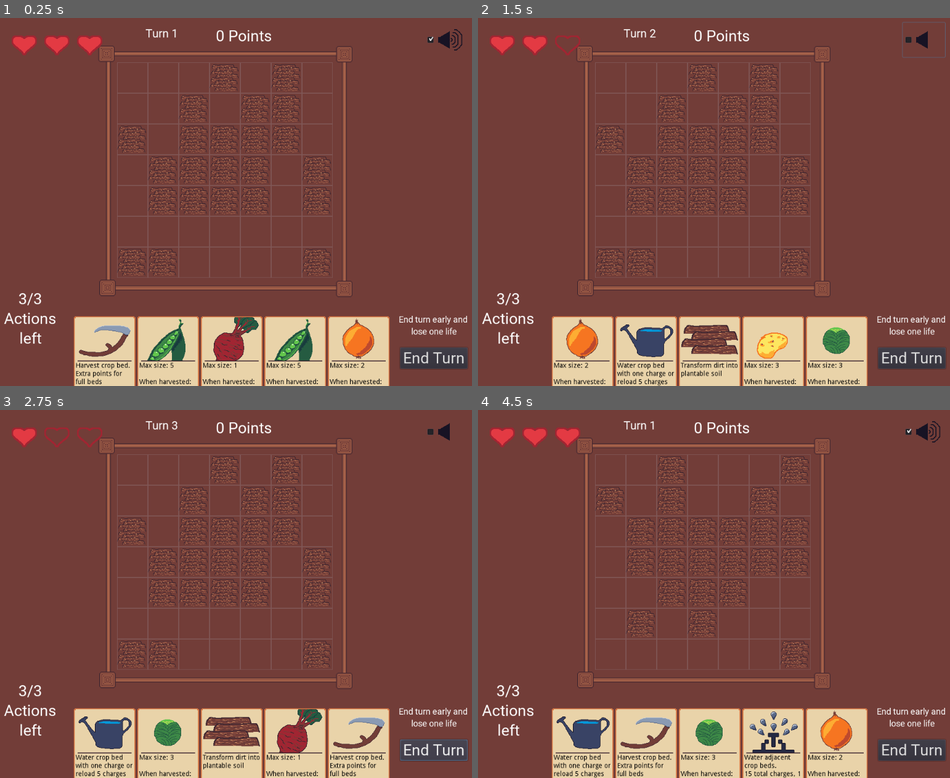
Above: before the commit, frames 1-4 (two rows, left to right).
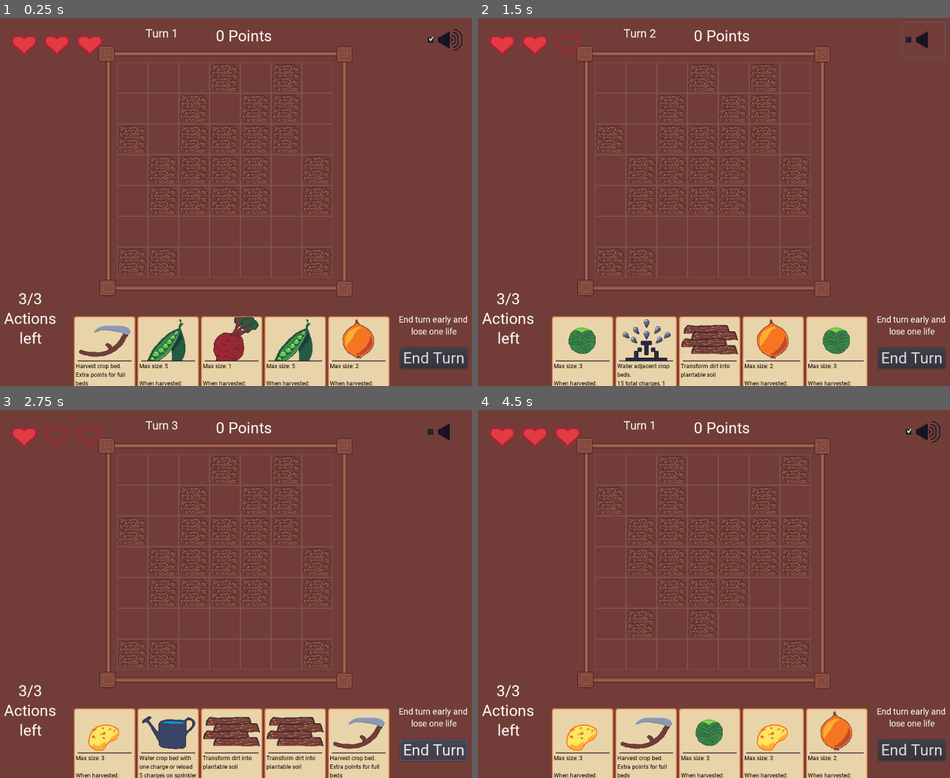
Above: after the commit, the same moments.

Repository: Rellikiox/Harvest-Season
Game: Godot game, scene res://Game.tscn
The game is run twice, just before and just after one commit, with the same random seed, the same clock (stepped at 60 frames per second) and the same inputs.
Inputs (mouse positions are in pixels of both pictures, inside the frame that each line leads up to):
- Up to frame 1 (0.25 s): no input
- Up to frame 2 (1.5 s): click "End Turn" at 0.5 s; click (921, 40) at 1.25 s
- Up to frame 3 (2.75 s): click "End Turn" at 2 s
- Up to frame 4 (4.5 s): click (921, 432) at 2.75 s; click "End Turn" at 3.5 s; click "Restart" at 4.25 s

The runs differ from the first frame. In frame 1, 1.0% of the frame differs, in the area x 16-81%, y 93-100%; in frame 2, 2.7%; in frame 3, 3.4%, in the area x 16-82%, y 81-100%; in frame 4, 2.3%.

Commit message:
Add borders, rework card drawing

Diff:
--- a/cards/DeckManager.gd
+++ b/cards/DeckManager.gd
@@ -9,15 +9,15 @@
 	Global.CardEnum.PLANT_POTATO
 ]
 var deck = {
-	Global.CardEnum.PLANT_BEET: 3,
-	Global.CardEnum.PLANT_PEAS: 3,
-	Global.CardEnum.PLANT_CABBAGE: 3,
+	Global.CardEnum.PLANT_BEET: 2,
+	Global.CardEnum.PLANT_PEAS: 5,
+	Global.CardEnum.PLANT_CABBAGE: 4,
 	Global.CardEnum.PLANT_ONION: 3,
 	Global.CardEnum.PLANT_POTATO: 3,
 	Global.CardEnum.PLACE_SPRINKLER: 1,
-	Global.CardEnum.WATERING_CAN: 5,
+	Global.CardEnum.WATERING_CAN: 4,
 	Global.CardEnum.DIG_GROUND: 3,
-	Global.CardEnum.HARVEST_CROP: 5,
+	Global.CardEnum.HARVEST_CROP: 4,
 	Global.CardEnum.DELETE_TILE: 1
 }
 
@@ -37,12 +37,10 @@
 		discard_pile.append(card)
 
 	hand = []
-	while number_of_crops(hand) < 2:
-		hand = []
-		for i in range(amount):
-			if draw_pile.empty():
-				replenish_draw_pile()
-			hand.append(draw_pile.pop_front())
+	for i in range(amount):
+		if draw_pile.empty():
+			replenish_draw_pile()
+		hand.append(draw_pile.pop_front())
 
 	return hand
 
--- a/project.godot
+++ b/project.godot
@@ -20,7 +20,7 @@
 
 [application]
 
-config/name="Farming"
+config/name="Harvest Season"
 run/main_scene="res://Game.tscn"
 config/icon="res://icon.png"
 
--- a/ui/Card.tscn
+++ b/ui/Card.tscn
@@ -1,8 +1,9 @@
-[gd_scene load_steps=5 format=2]
+[gd_scene load_steps=6 format=2]
 
 [ext_resource path="res://assets/potato-card.png" type="Texture" id=1]
 [ext_resource path="res://ui/Card.shader" type="Shader" id=2]
 [ext_resource path="res://ui/Card.gd" type="Script" id=3]
+[ext_resource path="res://ui/UIFont_XSmall.tres" type="DynamicFont" id=4]
 
 [sub_resource type="ShaderMaterial" id=1]
 shader = ExtResource( 2 )
@@ -31,6 +32,7 @@
 margin_top = 96.0
 margin_right = 124.0
 margin_bottom = 187.0
+custom_fonts/font = ExtResource( 4 )
 custom_colors/font_color = Color( 0, 0, 0, 1 )
 text = "Max size: 3
 
--- /dev/null
+++ b/ui/UIFont_XSmall.tres
@@ -0,0 +1,7 @@
+[gd_resource type="DynamicFont" load_steps=2 format=2]
+
+[ext_resource path="res://assets/fonts/Roboto-Regular.ttf" type="DynamicFontData" id=1]
+
+[resource]
+size = 12
+font_data = ExtResource( 1 )
Renamed: assets/border-tiles.aseprite -> assets/souce_files/border-tiles.aseprite
